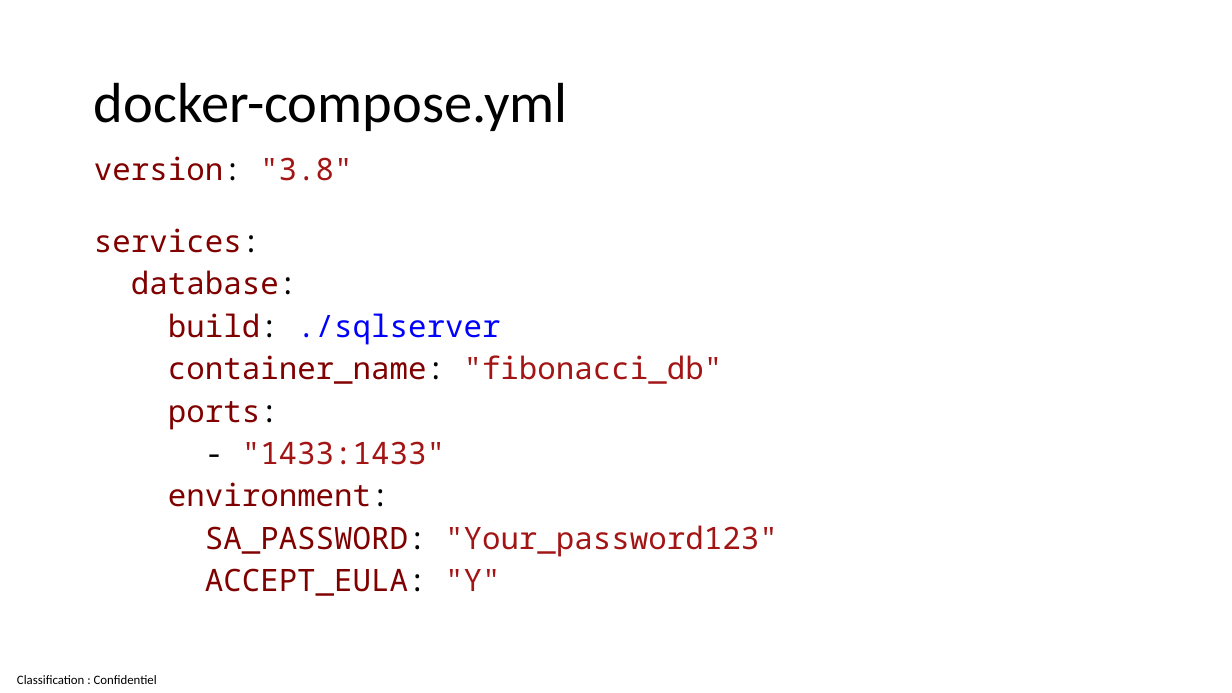
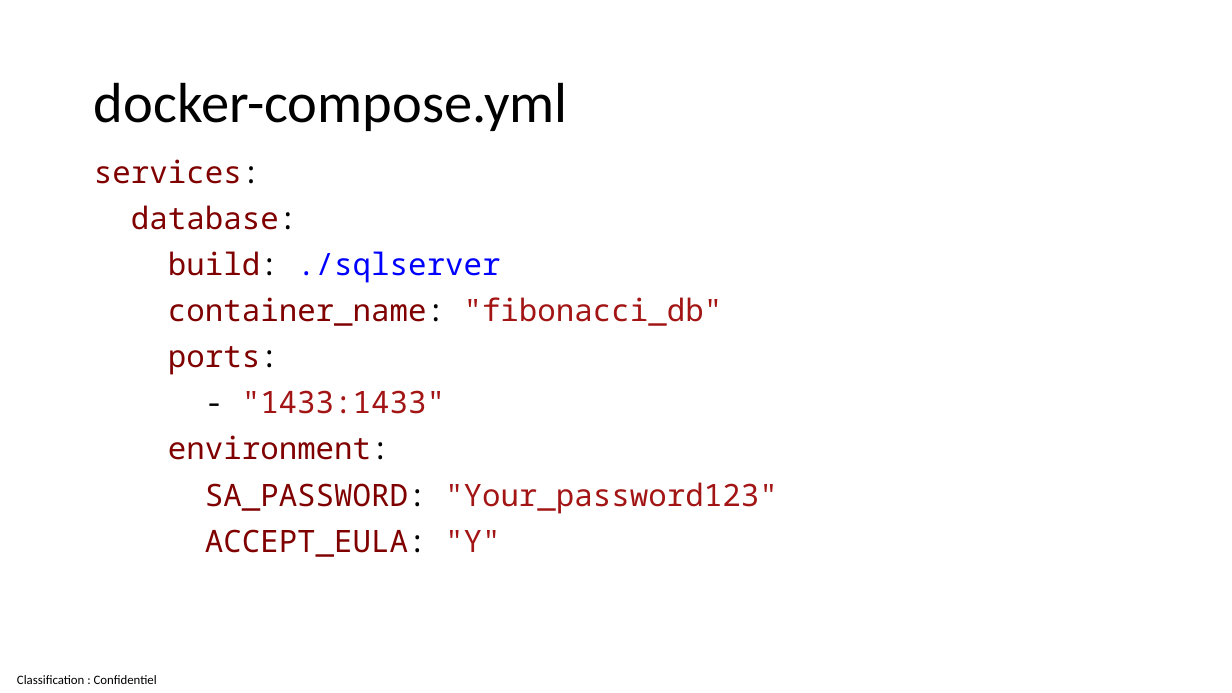
Before and after one commit to guillaume-chervet/course.dotnet, a slide deck: slide 139 of documentations/dotnet8.pptx. Drawn at 1232x693 pixels with LibreOffice and Linux fonts; fonts in the diff are those of the drawing. Boxes give left, top, right and bottom in pixels: in the first picture for what was removed or moved away, otherwise in the second. Text is boxed around its words. In the diff, an @@ line names an element or a change of style, - is before the commit and + after.

```diff
--- a/documentations/dotnet8.pptx
+++ b/documentations/dotnet8.pptx
@@ text "services:" at (x1=94, y1=159, x2=778, y2=557): line spacing 0.8 to 0.9 @@
@@ text at (x1=94, y1=156, x2=352, y2=181): paragraph removed @@
-version: "3.8"
```
Also in this commit, not shown: 11 other slides changed.
